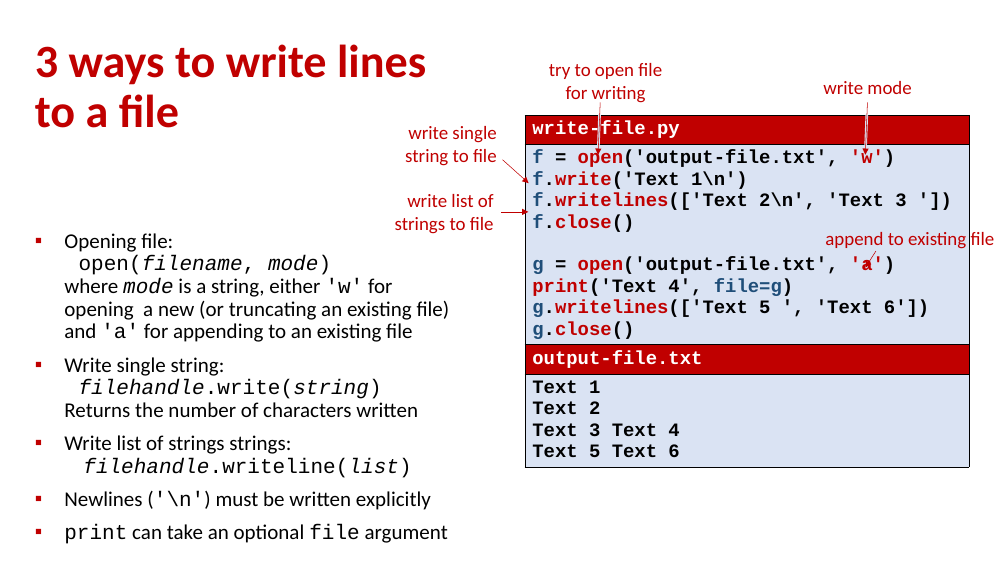
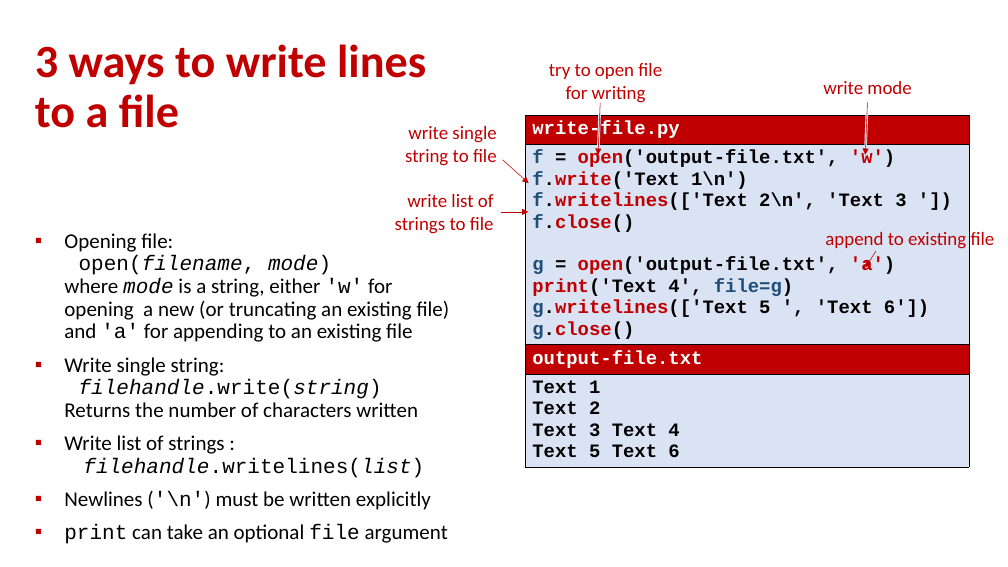
Before and after one commit to gsbrodal/gsbrodal.github.io, a slide deck: slide 19 of ipsa/slides/exceptions.pptx. Drawn at 1008x567 pixels with LibreOffice and Linux fonts; fonts in the diff are those of the drawing. Boxes give left, top, right and bottom in pixels: in the first picture for what was removed or moved away, otherwise in the second. Text is boxed around its words. In the diff, an @@ line names an element or a change of style, - is before the commit and + after.

```diff
--- a/ipsa/slides/exceptions.pptx
+++ b/ipsa/slides/exceptions.pptx
@@ text at [64, 435, 424, 478]: text changed; font Calibri to Courier New @@
-▪ Write list of strings strings:
-  filehandle.writeline(list)
+▪ Write list of strings :
+  filehandle.writelines(list)
```
Also in this commit, not shown: 1 other slide changed, 3 other files.
